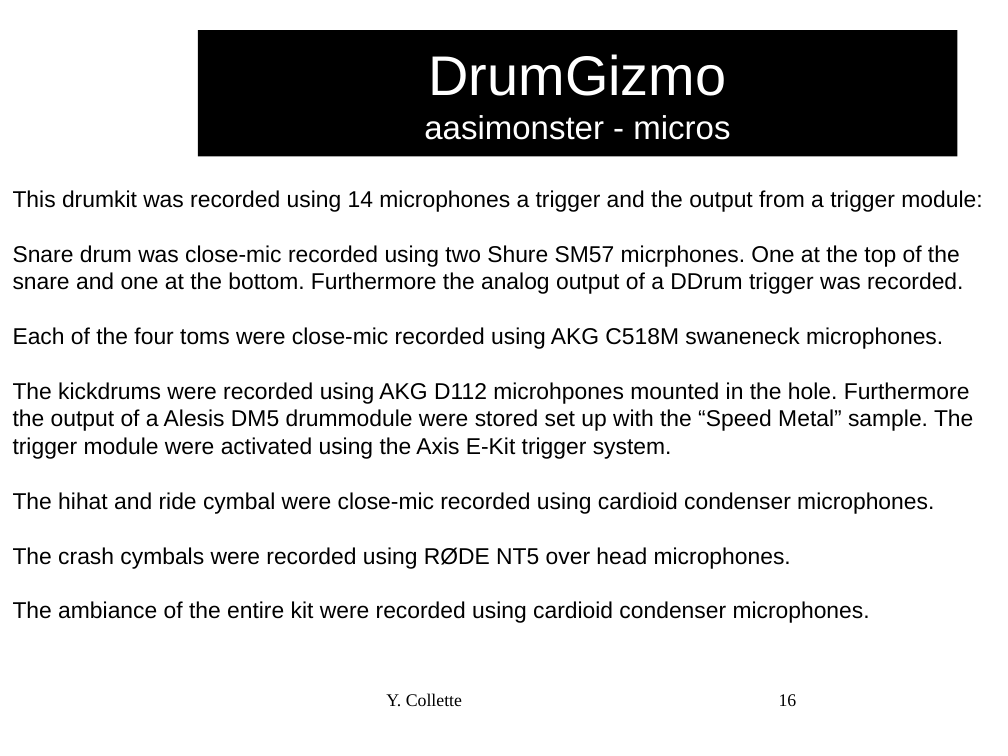
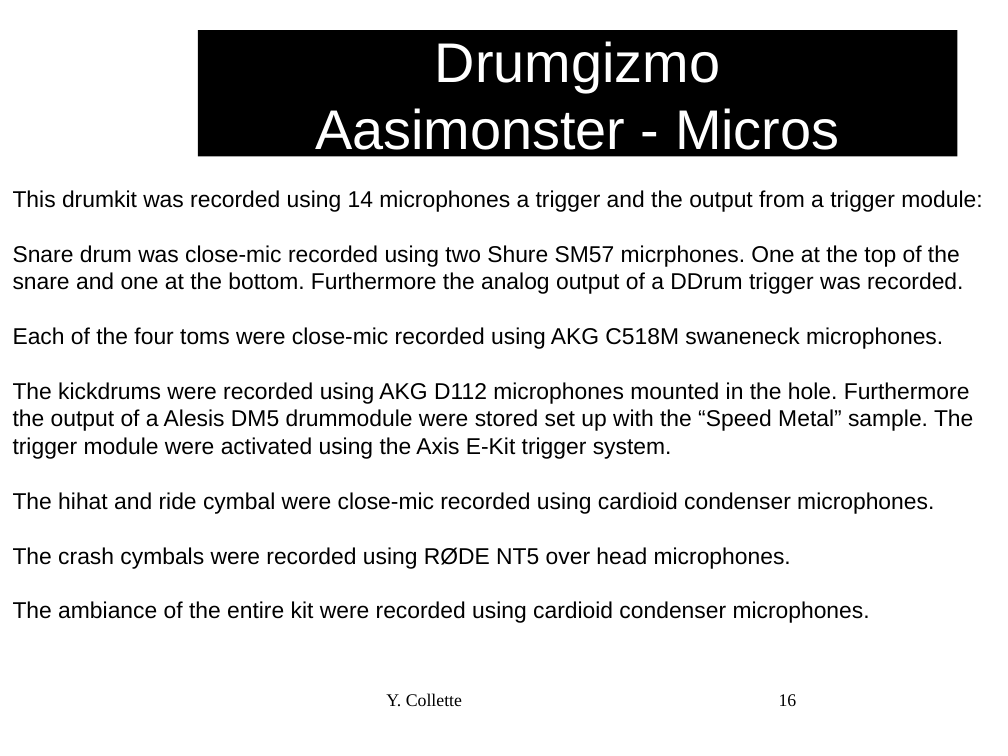
Before and after one commit to audinux/audinux.github.io, a slide deck: slide 16 of workshop/audio/Hydrogen.odp. Drawn at 1008x756 pixels with LibreOffice and Linux fonts; fonts in the diff are those of the drawing; background and template pictures are left out. Boxes give left, top, right and bottom in pixels: in the first picture for what was removed or moved away, otherwise in the second. Text is boxed around its words. In the diff, an @@ line names an element or a change of style, - is before the commit and + after.

```diff
--- a/workshop/audio/Hydrogen.odp
+++ b/workshop/audio/Hydrogen.odp
@@ title at (x1=315, y1=41, x2=839, y2=159): text changed; size 26 to 44 pt @@
-DrumGizmo
-aasimonster - micros
+Drumgizmo
+Aasimonster - Micros
@@ text at (x1=13, y1=382, x2=973, y2=459): text changed @@
-The kickdrums were recorded using AKG D112 microhpones mounted in the hole. Furthermore the output of a Alesis DM5 drummodule were stored set up with the “Speed Metal” sample. The trigger module were activated using the Axis E-Kit trigger system.
+The kickdrums were recorded using AKG D112 microphones mounted in the hole. Furthermore the output of a Alesis DM5 drummodule were stored set up with the “Speed Metal” sample. The trigger module were activated using the Axis E-Kit trigger system.
```
Also in this commit, not shown: 20 other slides changed, 1 slide added, 1 slide removed, 4 other files.
